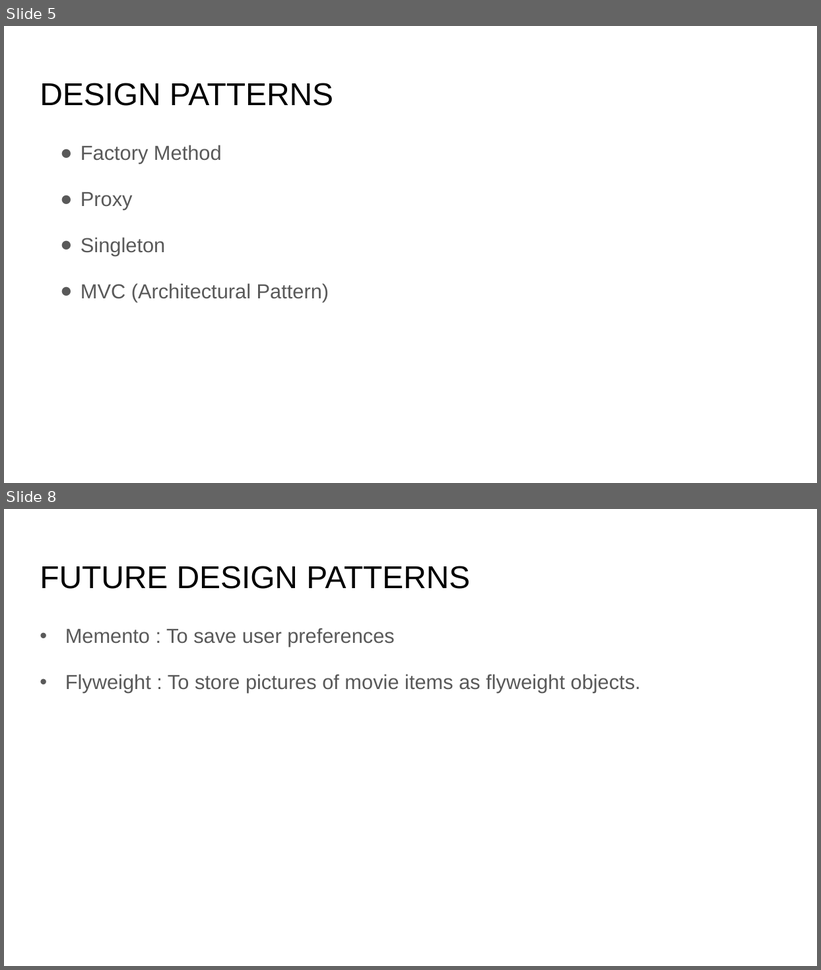
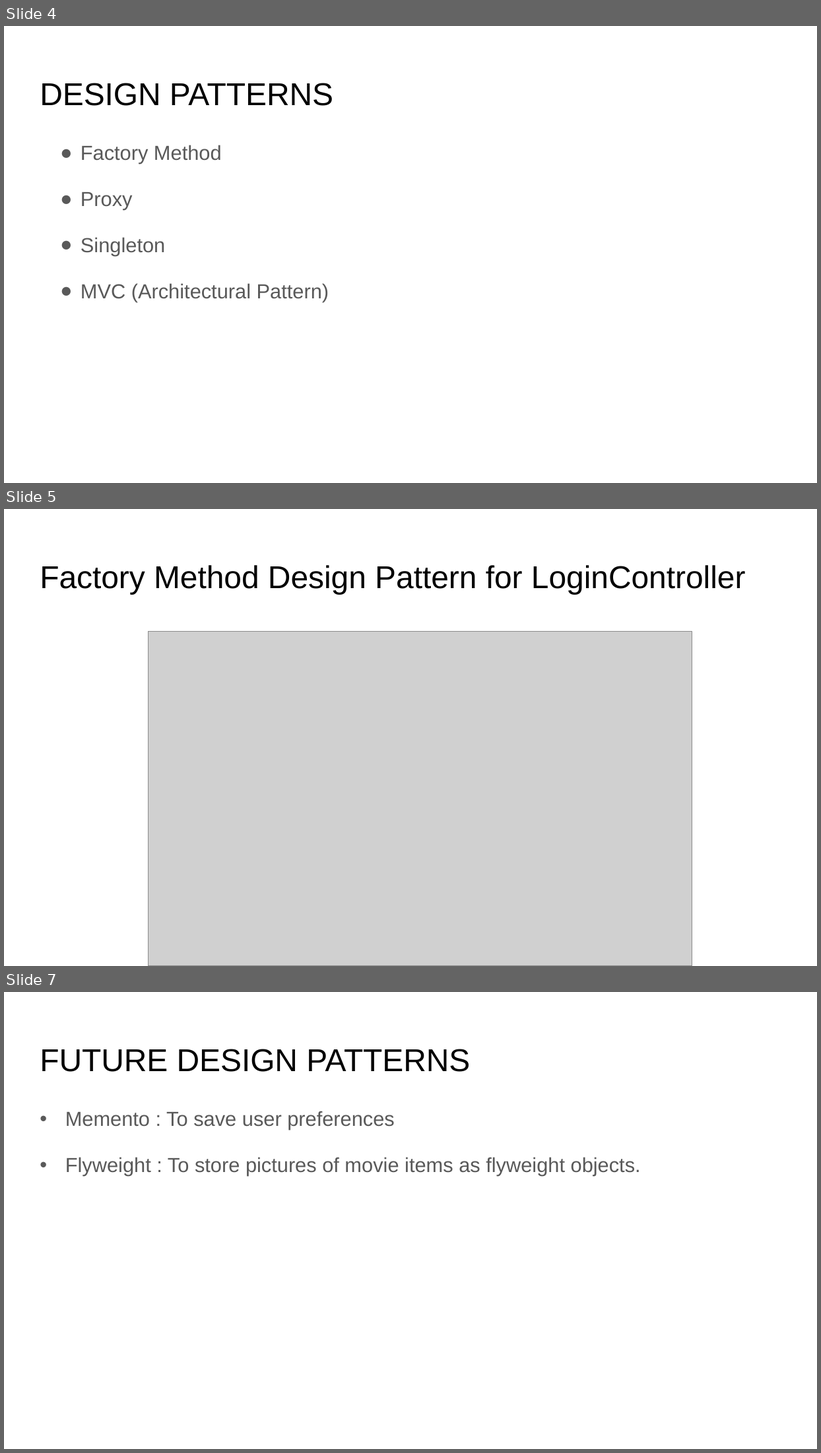
Before and after one commit to berliarishabh/CSCI-5448, a slide deck: 39_Rated-OnlineMovieReviewSystem_Part4.pptx. Shown one above the other, each under a label of ours: slides 5 and 8 before the commit, slides 4, 5 and 7 after it; the slides between them are not shown. The pictures are 821x970 and 821x1453 pixels, drawn with LibreOffice and Linux fonts; fonts in the diff are those of the drawing; grey boxes stand for pictures. Boxes give left, top, right and bottom in pixels: in the first picture for what was removed or moved away, otherwise in the second. Text is boxed around its words. In the diff, an @@ line names an element or a change of style, - is before the commit and + after.

```diff
--- a/39_Rated-OnlineMovieReviewSystem_Part4.pptx
+++ b/39_Rated-OnlineMovieReviewSystem_Part4.pptx
@@ slide 5 added at (4, 509, 817, 966), background #FFFFFF @@
@@ title added at (40, 565, 746, 594), 28 pt, text #000000 @@
+Factory Method Design Pattern for LoginController
@@ picture added at (148, 632, 692, 966) @@
@@ what was slide 5 is now slide 4 @@
@@ what was slide 8 is now slide 7 @@
```
Also in this commit, not shown: 1 slide changed, 1 other slide added, 3 slides removed, 1 other file.
